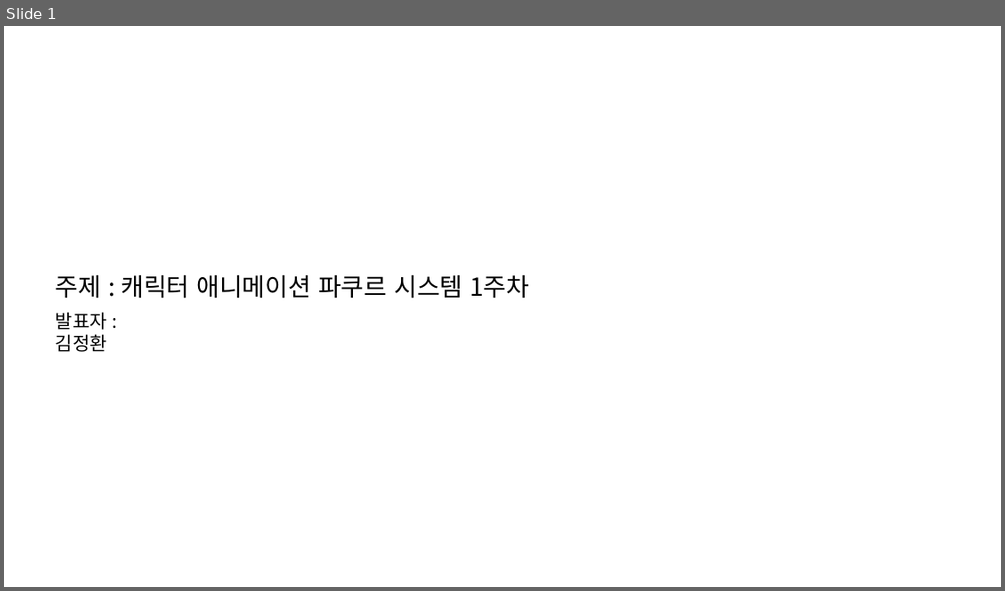
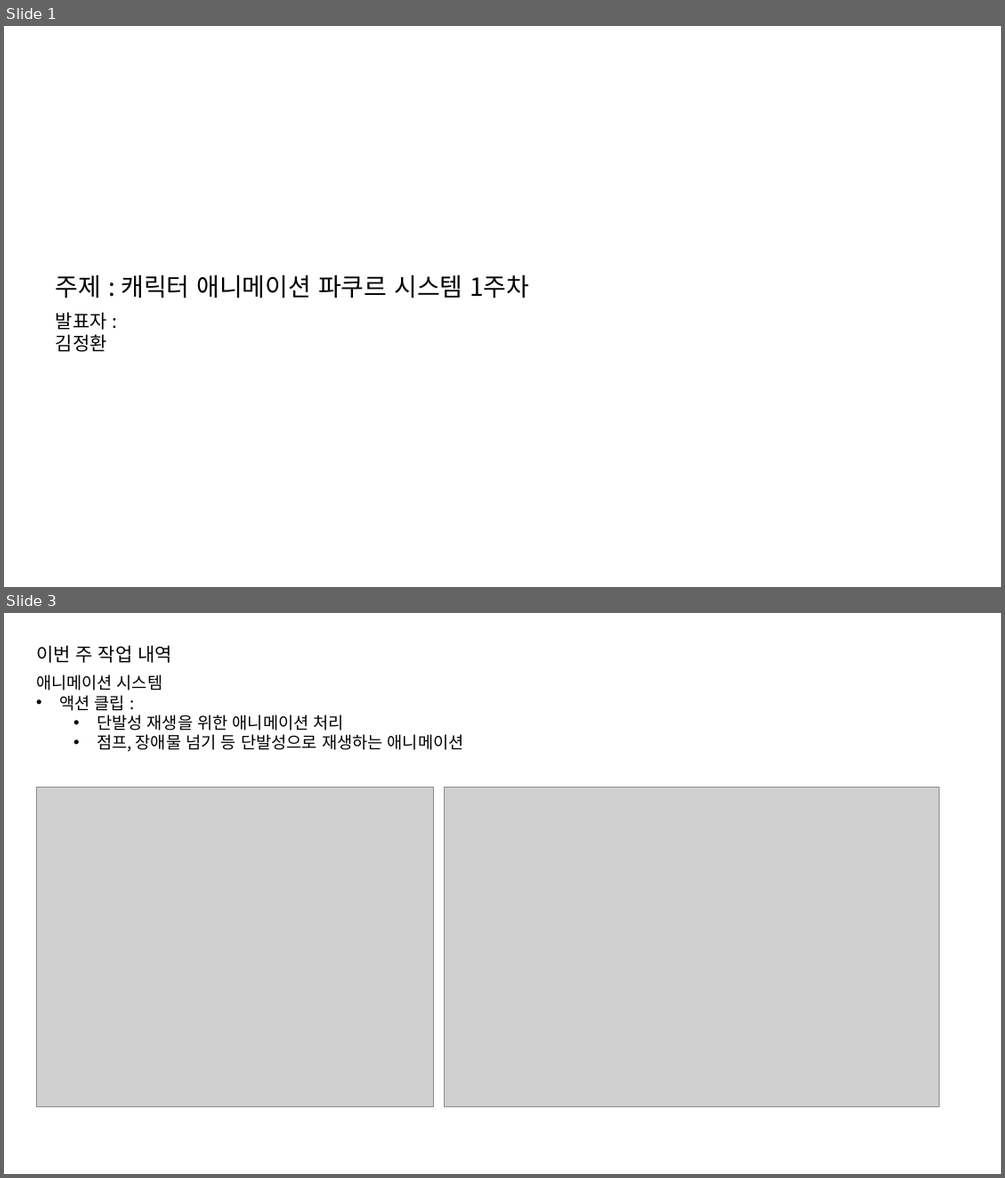
Before and after one commit to jhk0701/PA26-Character-Animation-Parkour, a slide deck: PPT/week2.pptx. Shown one above the other, each under a label of ours: slide 1 before the commit, slides 1 and 3 after it; the slides between them are not shown. The pictures are 1005x591 and 1005x1178 pixels, drawn with LibreOffice and Linux fonts; fonts in the diff are those of the drawing; grey boxes stand for pictures. Boxes give left, top, right and bottom in pixels: in the first picture for what was removed or moved away, otherwise in the second. Text is boxed around its words. In the diff, an @@ line names an element or a change of style, - is before the commit and + after.

Commit message:
Update: 캐릭터 점프 바인딩

```diff
--- a/PPT/week2.pptx
+++ b/PPT/week2.pptx
@@ slide 3 added at <box>4,613,1001,1174</box>, background #FFFFFF @@
@@ text added at <box>36,645,172,663</box>, 18 pt, text #000000 @@
+이번 주 작업 내역
@@ text added at <box>36,674,464,752</box>, 16 pt, text #000000 @@
+애니메이션 시스템
+  • 액션 클립 :
+    • 단발성 재생을 위한 애니메이션 처리
+    • 점프, 장애물 넘기 등 단발성으로 재생하는 애니메이션
@@ picture added at <box>36,787,432,1107</box> @@
@@ picture added at <box>445,787,938,1107</box> @@
```
Also in this commit, not shown: 5 slides changed, 10 other files.
